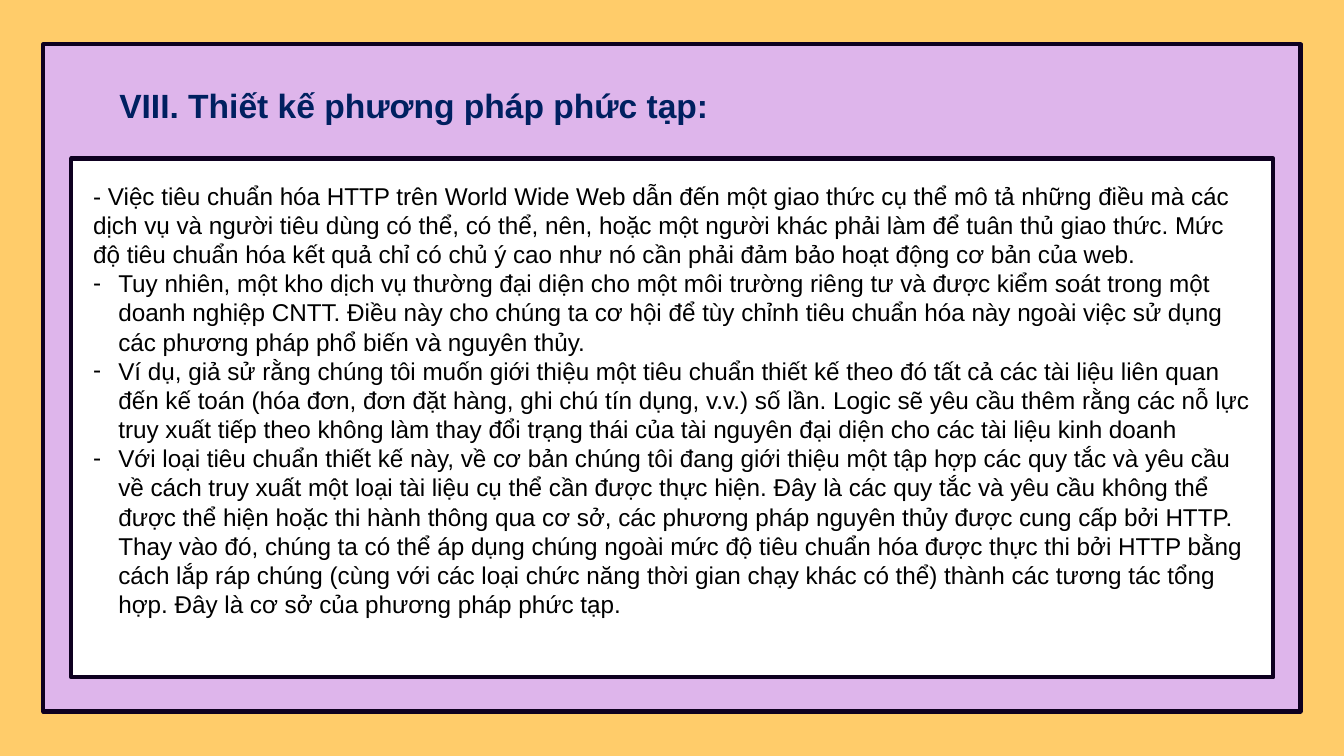
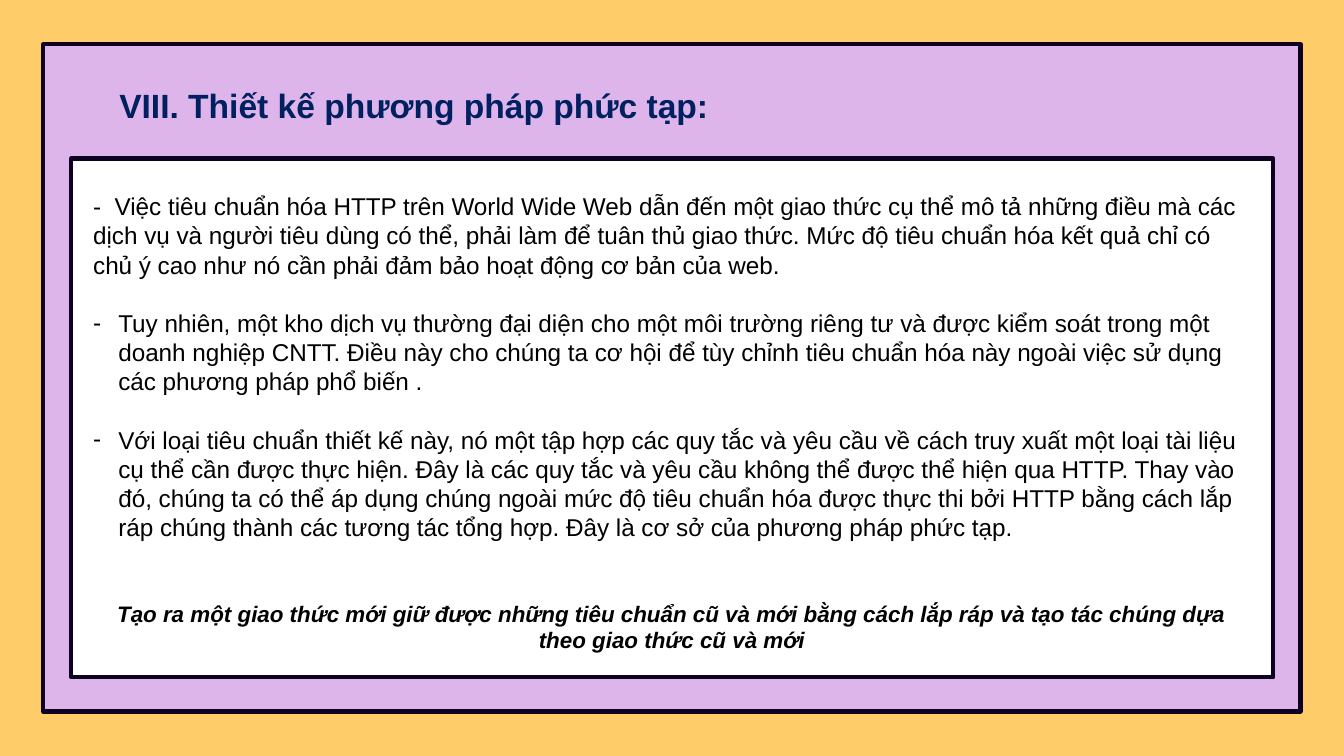
Before and after one commit to thinhotwp1/N1_14, a slide deck: slide 40 of 9.pptx. Drawn at 1344x756 pixels with LibreOffice and Linux fonts; fonts in the diff are those of the drawing. Boxes give left, top, right and bottom in pixels: in the first picture for what was removed or moved away, otherwise in the second. Text is boxed around its words. In the diff, an @@ line names an element or a change of style, - is before the commit and + after.

Commit message:
update
update

```diff
--- a/9.pptx
+++ b/9.pptx
@@ text at <box>93,196,1236,653</box>: text changed @@
-- Việc tiêu chuẩn hóa HTTP trên World Wide Web dẫn đến một giao thức cụ thể mô tả những điều mà các dịch vụ và người tiêu dùng có thể, có thể, nên, hoặc một người khác phải làm để tuân thủ giao thức. Mức độ tiêu chuẩn hóa kết quả chỉ có chủ ý cao như nó cần phải đảm bảo hoạt động cơ bản của web.
-– Tuy nhiên, một kho dịch vụ thường đại diện cho một môi trường riêng tư và được kiểm soát trong một doanh nghiệp CNTT. Điều này cho chúng ta cơ hội để tùy chỉnh tiêu chuẩn hóa này ngoài việc sử dụng các phương pháp phổ biến và nguyên thủy.
-– Ví dụ, giả sử rằng chúng tôi muốn giới thiệu một tiêu chuẩn thiết kế theo đó tất cả các tài liệu liên quan đến kế toán (hóa đơn, đơn đặt hàng, ghi chú tín dụng, v.v.) số lần. Logic sẽ yêu cầu thêm rằng các nỗ lực truy xuất tiếp theo không làm thay đổi trạng thái của tài nguyên đại diện cho các tài liệu kinh doanh
-– Với loại tiêu chuẩn thiết kế này, về cơ bản chúng tôi đang giới thiệu một tập hợp các quy tắc và yêu cầu về cách truy xuất một loại tài liệu cụ thể cần được thực hiện. Đây là các quy tắc và yêu cầu không thể được thể hiện hoặc thi hành thông qua cơ sở, các phương pháp nguyên thủy được cung cấp bởi HTTP. Thay vào đó, chúng ta có thể áp dụng chúng ngoài mức độ tiêu chuẩn hóa được thực thi bởi HTTP bằng cách lắp ráp chúng (cùng với các loại chức năng thời gian chạy khác có thể) thành các tương tác tổng hợp. Đây là cơ sở của phương pháp phức tạp.
+- Việc tiêu chuẩn hóa HTTP trên World Wide Web dẫn đến một giao thức cụ thể mô tả những điều mà các dịch vụ và người tiêu dùng có thể, phải làm để tuân thủ giao thức. Mức độ tiêu chuẩn hóa kết quả chỉ có chủ ý cao như nó cần phải đảm bảo hoạt động cơ bản của web.
+– Tuy nhiên, một kho dịch vụ thường đại diện cho một môi trường riêng tư và được kiểm soát trong một doanh nghiệp CNTT. Điều này cho chúng ta cơ hội để tùy chỉnh tiêu chuẩn hóa này ngoài việc sử dụng các phương pháp phổ biến .
+– Với loại tiêu chuẩn thiết kế này, nó một tập hợp các quy tắc và yêu cầu về cách truy xuất một loại tài liệu cụ thể cần được thực hiện. Đây là các quy tắc và yêu cầu không thể được thể hiện qua HTTP. Thay vào đó, chúng ta có thể áp dụng chúng ngoài mức độ tiêu chuẩn hóa được thực thi bởi HTTP bằng cách lắp ráp chúng thành các tương tác tổng hợp. Đây là cơ sở của phương pháp phức tạp.
+Tạo ra một giao thức mới giữ được những tiêu chuẩn cũ và mới bằng cách lắp ráp và tạo tác chúng dựa theo giao thức cũ và mới
```
Also in this commit, not shown: 17 other slides changed, 1 slide removed.
